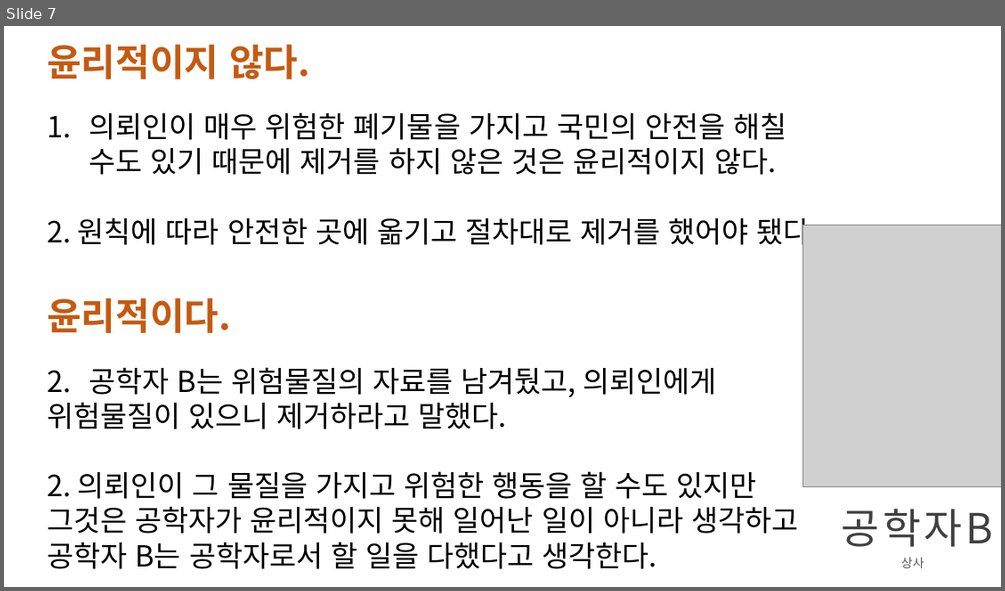
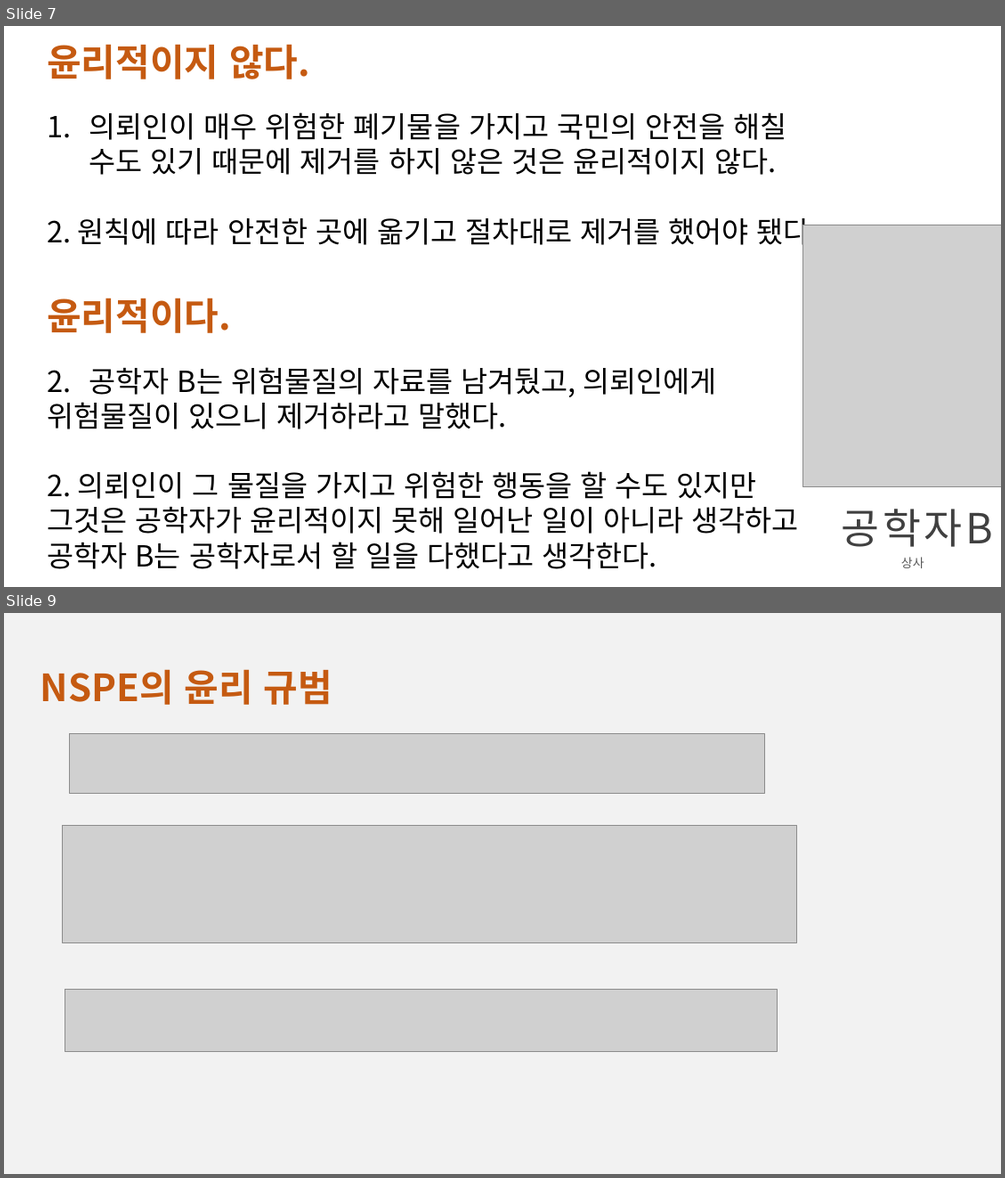
Before and after one commit to kmu-cs-rascar-2018/class-04-WooJeongHeon, a slide deck: 3차과제_1조(이겼조)_[사례8]공학자의 윤리적 의무_20181640안세홍, 20181644우정헌.pptx. Shown one above the other, each under a label of ours: slide 7 before the commit, slides 7 and 9 after it; the slides between them are not shown. The pictures are 1005x591 and 1005x1178 pixels, drawn with LibreOffice and Linux fonts; fonts in the diff are those of the drawing; grey boxes stand for pictures. Boxes give left, top, right and bottom in pixels: in the first picture for what was removed or moved away, otherwise in the second. Text is boxed around its words. In the diff, an @@ line names an element or a change of style, - is before the commit and + after.

```diff
--- a/3차과제_1조(이겼조)_[사례8]공학자의 윤리적 의무_20181640안세홍, 20181644우정헌.pptx
+++ b/3차과제_1조(이겼조)_[사례8]공학자의 윤리적 의무_20181640안세홍, 20181644우정헌.pptx
@@ slide 9 added at [4,613,1001,1174], background #FFFFFF @@
@@ rectangle added at [4,613,1001,1174], fill #F2F2F2 @@
@@ text added at [40,669,332,705], 36 pt, text #C55A11, bold @@
+NSPE의 윤리 규범
@@ picture added at [70,733,764,793] @@
@@ picture added at [63,826,797,942] @@
@@ picture added at [65,989,777,1051] @@
```
Also in this commit, not shown: 1 other slide added.
